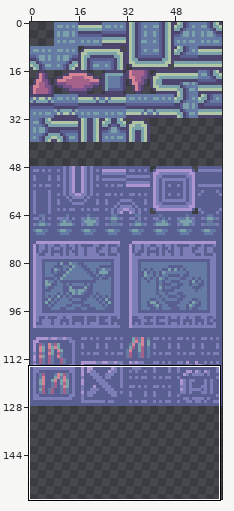
Two states of a sprite sheet, TowerOfDreams/sprites/sFloor1/3339d908-18cb-4647-a599-30366de56362.png. Above: a wide view before the commit, with the close-up outlined.
Close-up. Before the edit:
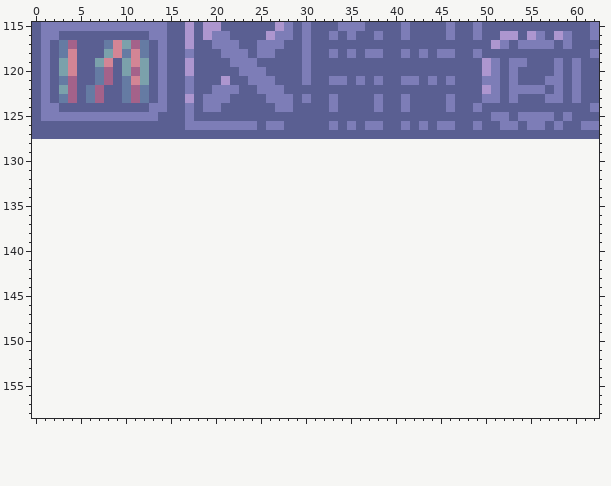
The file is 64x128 pixels. Shown: x 0..62, y 115..158. The old version is drawn lined up with the new one, on the new canvas. The wide view leaves out empty margins.
Now the later version:
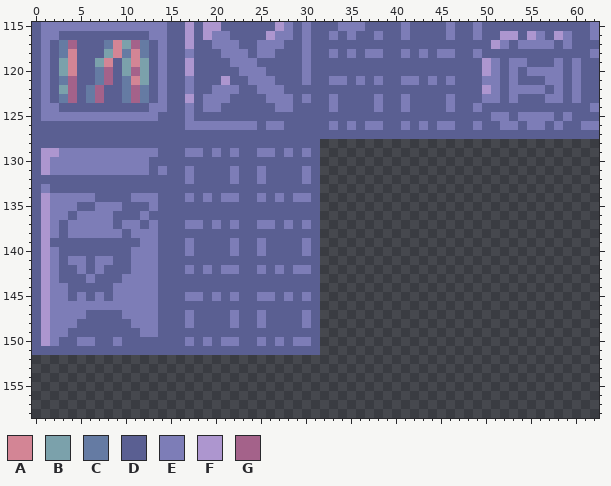
Palette (. is transparent): A #d38595  B #7ba1ab  C #657ba3  D #5a5f92  E #7d7db7  F #ad96cf  G #a4628a
The edit:
canvas 64x128 -> 64x192
@@ x 53..59 @@
 119 EEDDDED
-120 EDDDDED
+120 EDEEEED
 121 EDDDEED
@@ x 0..33 @@
 127 DDDDDDDDDDDDDDDDDDDDDDDDDDDDDDDDDD
-128 ..................................
-129 ..................................
-130 ..................................
-131 ..................................
-132 ..................................
-133 ..................................
-134 ..................................
-135 ..................................
-136 ..................................
-137 ..................................
-138 ..................................
-139 ..................................
-140 ..................................
-141 ..................................
-142 ..................................
-143 ..................................
-144 ..................................
-145 ..................................
-146 ..................................
-147 ..................................
-148 ..................................
-149 ..................................
-150 ..................................
-151 ..................................
+128 DDDDDDDDDDDDDDDDDDDDDDDDDDDDDDDD..
+129 DFFEEEEEEEEEEEDDDEEDEDEDDEEDEDED..
+130 DFEEEEEEEEEEEDDDDDDDDDDDDDDDDDDD..
+131 DFEEEEEEEEEEEDEDDEDDDDEDDEDDDDED..
+132 DDDDDDDDDDDDDDDDDEDDDDEDDEDDDDED..
+133 DEDDDDDDDDDDDDDDDDDDDDDDDDDDDDDD..
+134 DFEEEEEDDDDEEEDDDEDEDEEDDEDEDEED..
+135 DFEEEDDEEEDDDEDDDDDDDDDDDDDDDDDD..
+136 DFEEDEEEEDDDEDDDDDDDDDDDDDDDDDDD..
+137 DFEDEEEEEDEEDEDDDEEDEDEDDEEDEDED..
+138 DFEDEEEEEEDEEEDDDDDDDDDDDDDDDDDD..
+139 DFDDDDDDDDDDEEDDDEDDDDEDDEDDDDED..
+140 DFEDDDDDDDDEEEDDDEDDDDEDDEDDDDED..
+141 DFEDEEDEEDDEEEDDDDDDDDDDDDDDDDDD..
+142 DFEDDEDEDDDEEEDDDEDEDEEDDEDEDEED..
+143 DFEDDDEDDDEEEEDDDDDDDDDDDDDDDDDD..
+144 DFEEDDDDDEEEEEDDDDDDDDDDDDDDDDDD..
+145 DFEEDEDEDEEEEEDDDEEDEDEDDEEDEDED..
+146 DFEEEEEEEEEEEEDDDDDDDDDDDDDDDDDD..
+147 DFEEEEDDDDEEEEDDDEDDDDEDDEDDDDED..
+148 DFEEEDDDDDDEEEDDDEDDDDEDDEDDDDED..
+149 DFEEDDDDDDDDEEDDDDDDDDDDDDDDDDDD..
+150 DFEDDEEDDEDDDDDDDEDEDEEDDEDEDEED..
+151 DDDDDDDDDDDDDDDDDDDDDDDDDDDDDDDD..
 152 ..................................
